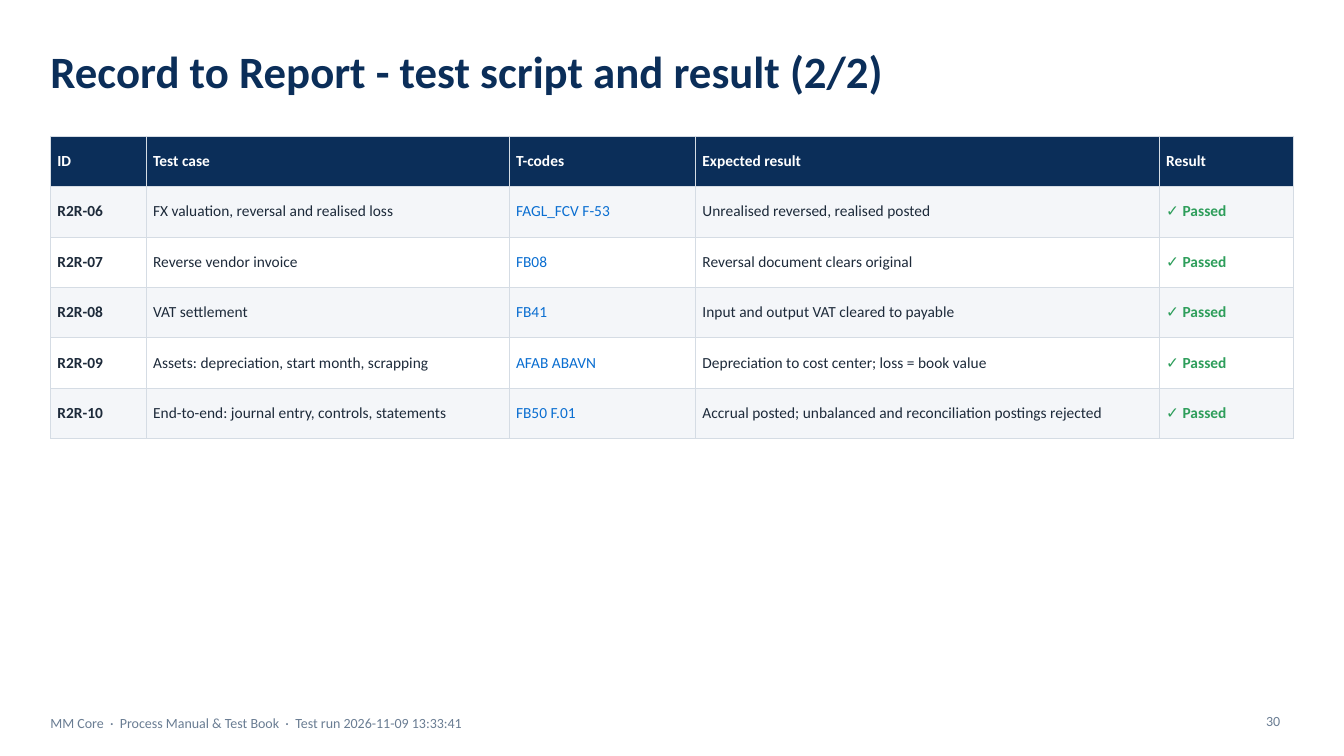
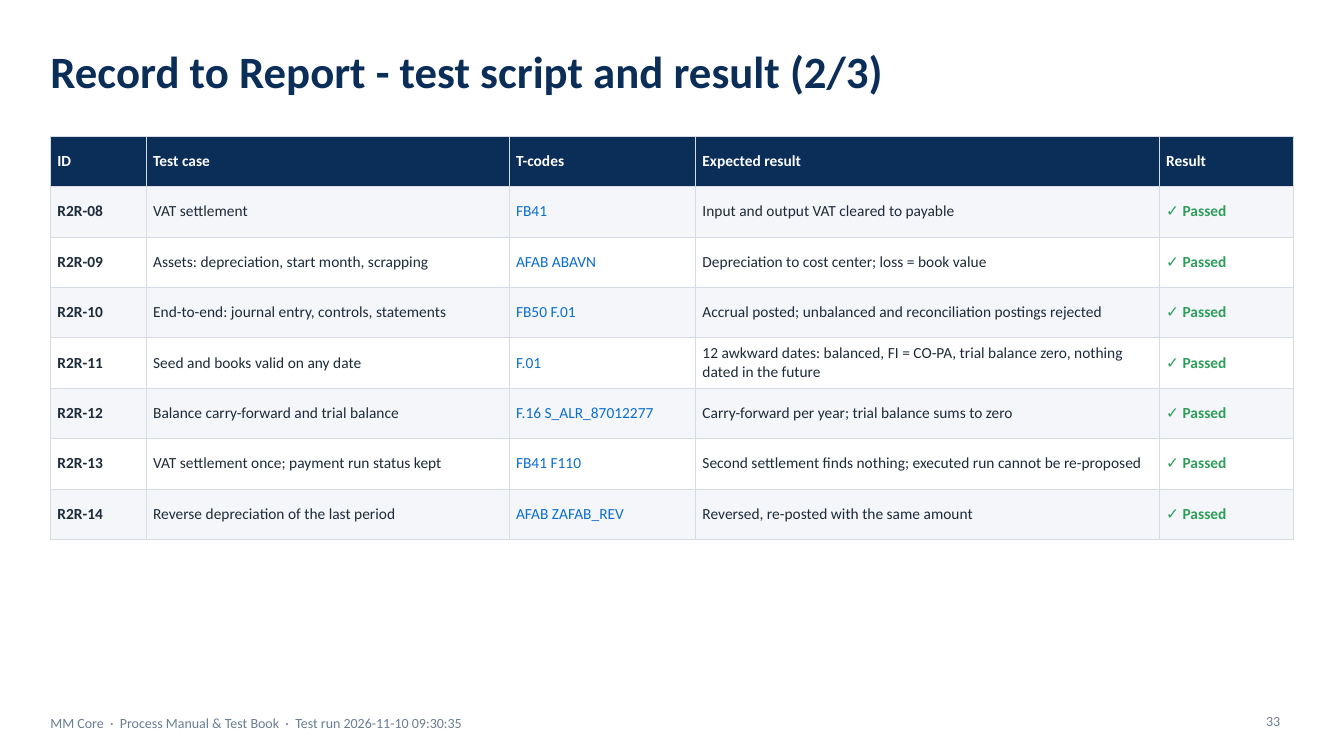
Before and after one commit to coolman1984/AI, a slide deck: slide 33 of web/static/manuals/MM_Core_Process_Test_Book.pptx (slide 30 before the commit). Drawn at 1344x756 pixels with LibreOffice and Linux fonts; fonts in the diff are those of the drawing. Boxes give left, top, right and bottom in pixels: in the first picture for what was removed or moved away, otherwise in the second. Text is boxed around its words. In the diff, an @@ line names an element or a change of style, - is before the commit and + after.

```diff
--- a/web/static/manuals/MM_Core_Process_Test_Book.pptx
+++ b/web/static/manuals/MM_Core_Process_Test_Book.pptx
@@ title at (x1=50, y1=55, x2=883, y2=95): text changed @@
-Record to Report - test script and result (2/2)
+Record to Report - test script and result (2/3)
@@ table at (x1=50, y1=136, x2=1294, y2=526) @@
-row 2: R2R-06 | FX valuation, reversal and realised loss | FAGL_FCV F-53 | Unrealised reversed, realised posted | ✓ Passed
-row 3: R2R-07 | Reverse vendor invoice | FB08 | Reversal document clears original | ✓ Passed
+row 5: R2R-11 | Seed and books valid on any date | F.01 | 12 awkward dates: balanced, FI = CO-PA, trial balance zero, nothing dated in the future | ✓ Passed
+row 6: R2R-12 | Balance carry-forward and trial balance | F.16 S_ALR_87012277 | Carry-forward per year; trial balance sums to zero | ✓ Passed
+row 7: R2R-13 | VAT settlement once; payment run status kept | FB41 F110 | Second settlement finds nothing; executed run cannot be re-proposed | ✓ Passed
+row 8: R2R-14 | Reverse depreciation of the last period | AFAB ZAFAB_REV | Reversed, re-posted with the same amount | ✓ Passed
@@ text at (x1=50, y1=718, x2=462, y2=728): text changed @@
-MM Core · Process Manual & Test Book · Test run 2026-11-09 13:33:41
+MM Core · Process Manual & Test Book · Test run 2026-11-10 09:30:35
@@ page number at (x1=1266, y1=717, x2=1280, y2=726): text changed @@
-30
+33
```
Also in this commit, not shown: 33 other slides changed, 4 slides added, 43 other files.
